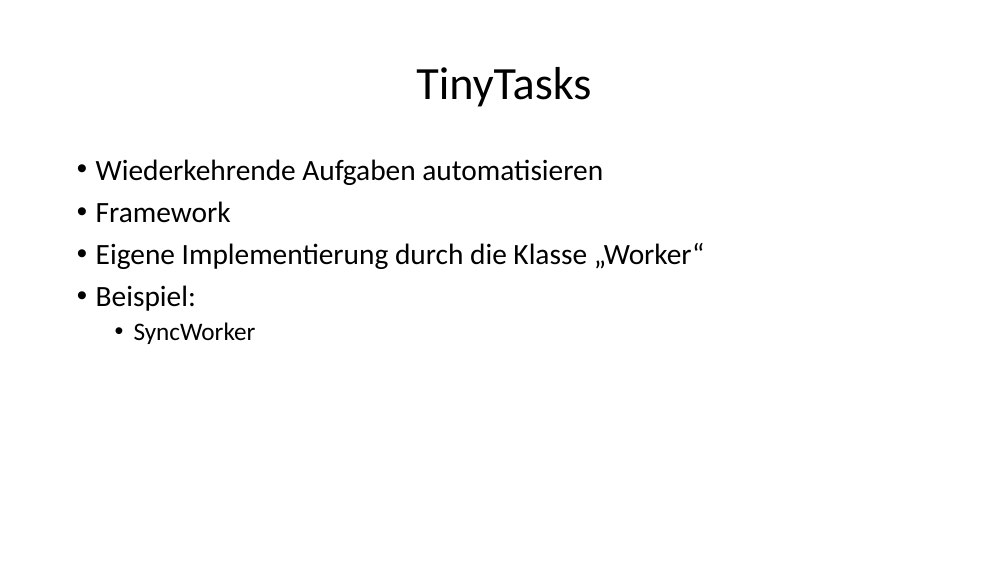
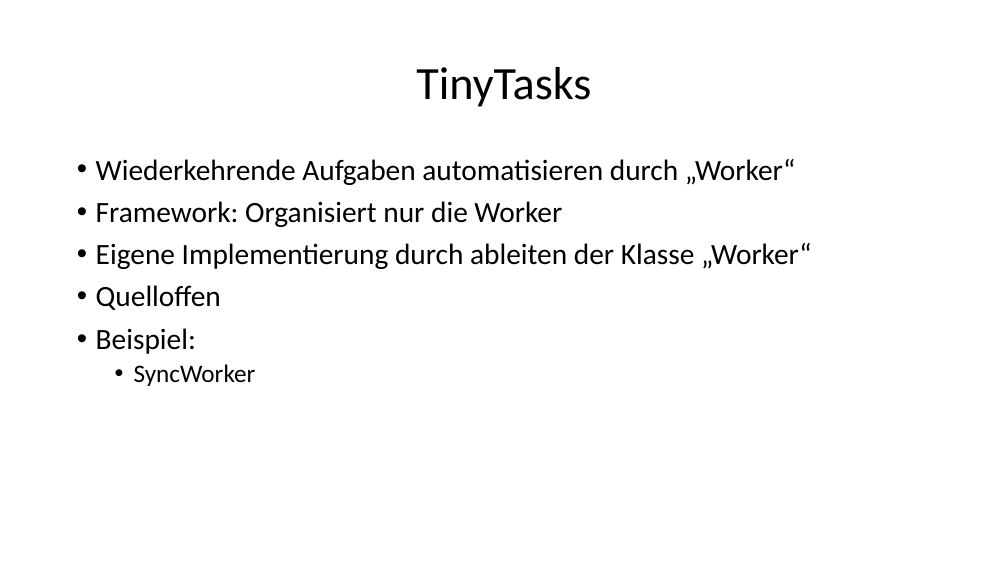
Before and after one commit to Louis9902/Sosse19-SE, a slide deck: slide 1 of Praktikumsbericht/Abschlusspraesentation.pptx. Drawn at 1008x567 pixels with LibreOffice and Linux fonts; fonts in the diff are those of the drawing. Boxes give left, top, right and bottom in pixels: in the first picture for what was removed or moved away, otherwise in the second. Text is boxed around its words. In the diff, an @@ line names an element or a change of style, - is before the commit and + after.

```diff
--- a/Praktikumsbericht/Abschlusspraesentation.pptx
+++ b/Praktikumsbericht/Abschlusspraesentation.pptx
@@ text at [96,159,812,310]: text changed @@
-• Wiederkehrende Aufgaben automatisieren
-• Framework
-• Eigene Implementierung durch die Klasse „Worker“
+• Wiederkehrende Aufgaben automatisieren durch „Worker“
+• Framework: Organisiert nur die Worker
+• Eigene Implementierung durch ableiten der Klasse „Worker“
+• Quelloffen
```
Also in this commit, not shown: 2 other slides changed, 1 slide added, 1 slide removed.
